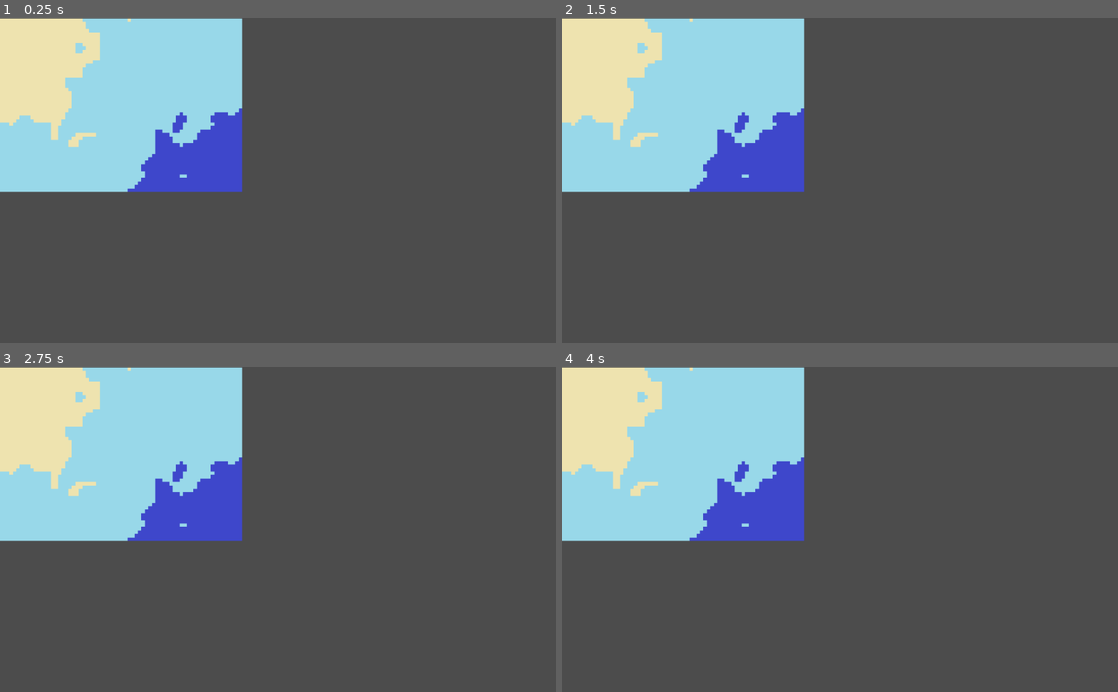
Above: before the commit, frames 1-4 (two rows, left to right).
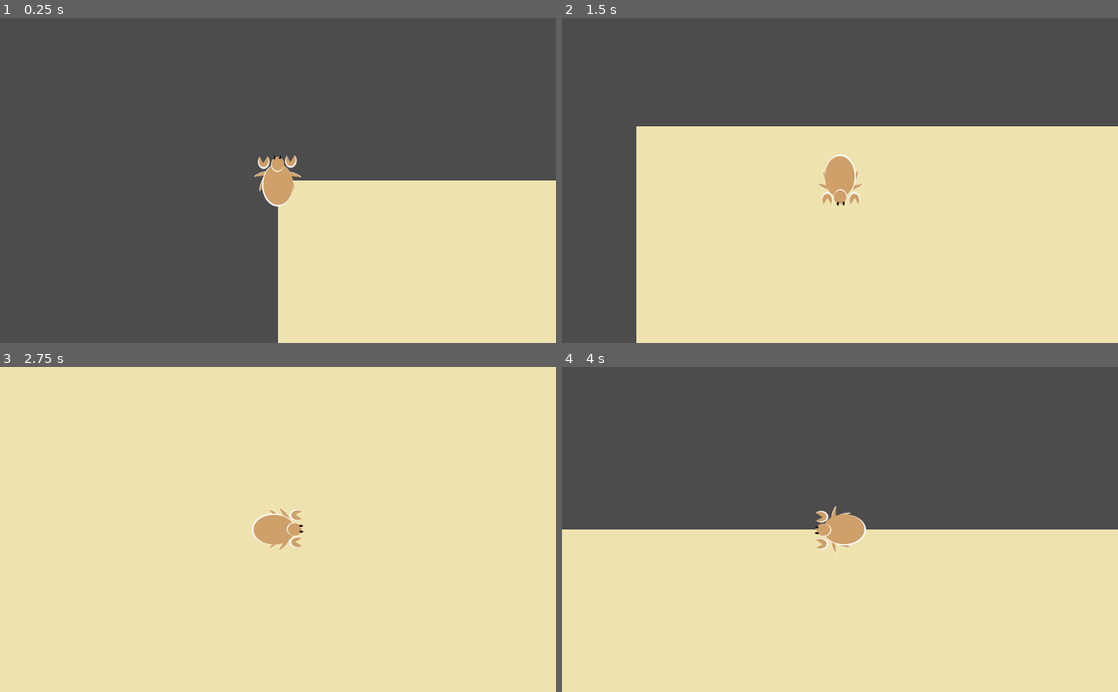
Above: after the commit, the same moments.

Repository: mtaubert/hermit
Game: Godot game, scene res://Scenes/Game.tscn
The game is run twice, just before and just after one commit, with the same random seed, the same clock (stepped at 60 frames per second) and the same inputs. The project has no main scene, so this scene is started directly.
Inputs:
- Up to frame 1 (0.25 s): no input
- Up to frame 2 (1.5 s): hold D (move_right) 0.53-1.28 s; hold S (move_down) from 1.28 s (still down)
- Up to frame 3 (2.75 s): release S (move_down) at 2.03 s; hold D (move_right) from 2.03 s (still down)
- Up to frame 4 (4 s): release D (move_right) at 2.78 s; hold W (move_up) 2.78-3.53 s; hold A (move_left) from 3.53 s (still down)

The runs differ from the first frame. In frame 1, 49% of the frame differs, in the area x 0-100%, y 0-100%; in frame 2, 75%; in frame 3, 95%; in frame 4, 72%.

Commit message:
added crab to world again

Diff:
--- a/Scenes/Game.tscn
+++ b/Scenes/Game.tscn
@@ -1,7 +1,8 @@
-[gd_scene load_steps=3 format=2]
+[gd_scene load_steps=4 format=2]
 
 [ext_resource path="res://Assets/world_tiles.tres" type="TileSet" id=1]
 [ext_resource path="res://Scripts/World.gd" type="Script" id=2]
+[ext_resource path="res://Scenes/Prefabs/player_crab.tscn" type="PackedScene" id=3]
 
 [node name="Game" type="Node2D"]
 
@@ -12,7 +13,8 @@
 
 [node name="Sorter" type="YSort" parent="World"]
 
+[node name="Node2D" parent="World/Sorter" instance=ExtResource( 3 )]
+
 [node name="Temp_Camera" type="Camera2D" parent="."]
 position = Vector2( 5140.88, 2990.27 )
-current = true
 zoom = Vector2( 10, 10 )
